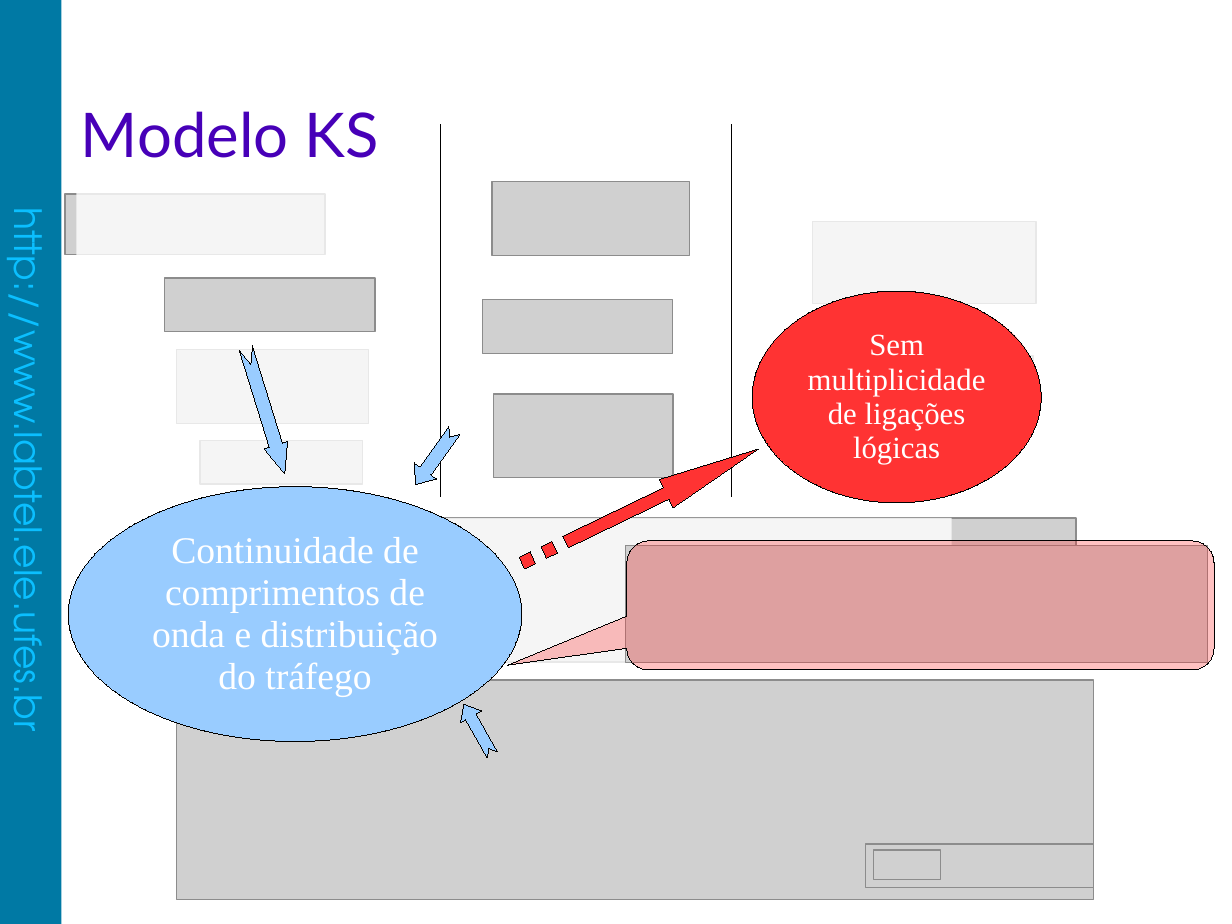
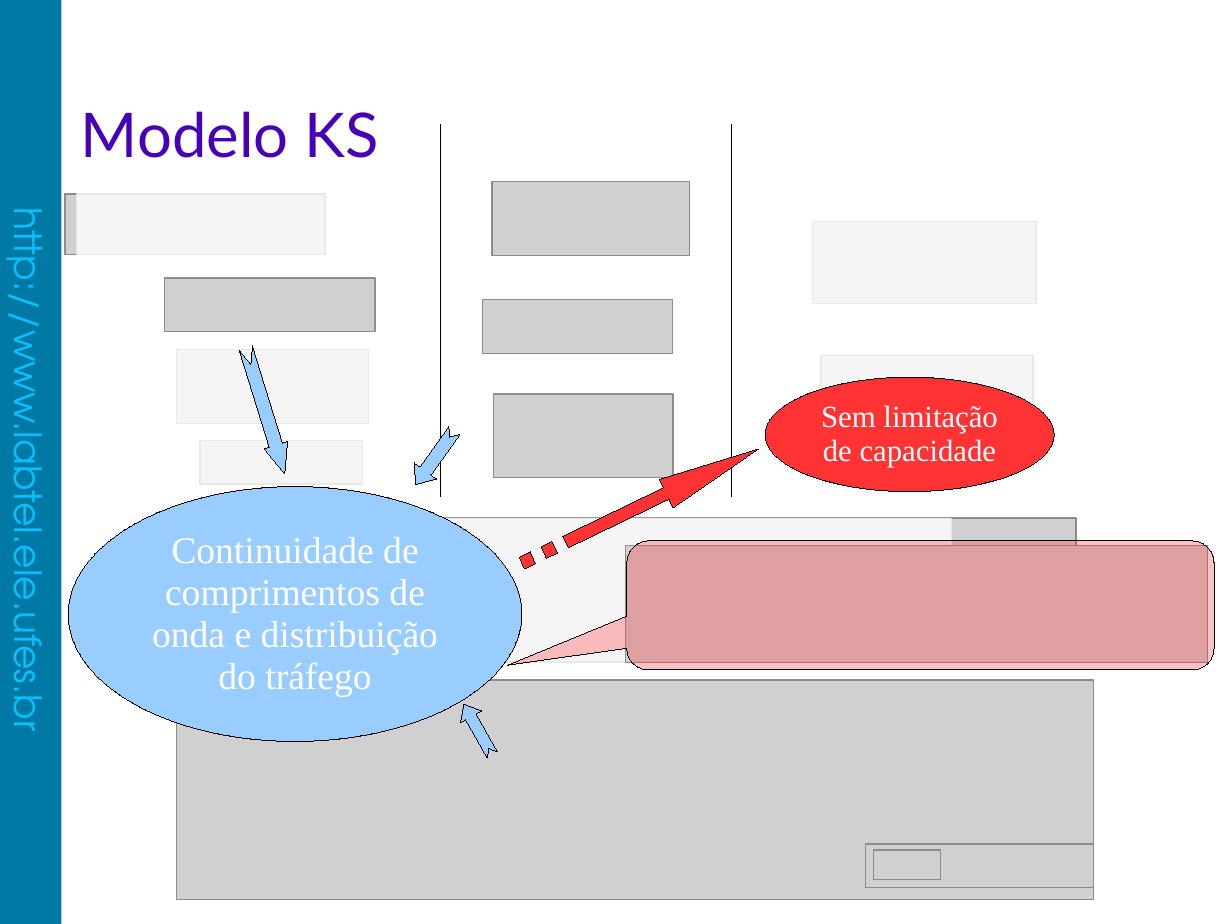
Before and after one commit to fabiolimath/twa, a slide deck: slide 38 of dissertacao/apresentacao/FabioLima-Apresentacao.odp. Drawn at 1232x924 pixels with LibreOffice and Linux fonts; fonts in the diff are those of the drawing; grey boxes stand for pictures; background and template pictures are left out. Boxes give left, top, right and bottom in pixels: in the first picture for what was removed or moved away, otherwise in the second. Text is boxed around its words. In the diff, an @@ line names an element or a change of style, - is before the commit and + after.

```diff
--- a/dissertacao/apresentacao/FabioLima-Apresentacao.odp
+++ b/dissertacao/apresentacao/FabioLima-Apresentacao.odp
@@ ellipse "Sem limitação de capacidade" resized from (x1=753, y1=291, x2=1042, y2=503) to (x1=765, y1=377, x2=1055, y2=492) @@
@@ text in ellipse at (x1=821, y1=405, x2=997, y2=467): text changed @@
-Sem multiplicidade de ligações lógicas
+Sem limitação de capacidade
```
Also in this commit, not shown: 9 other slides changed, 1 other file.
